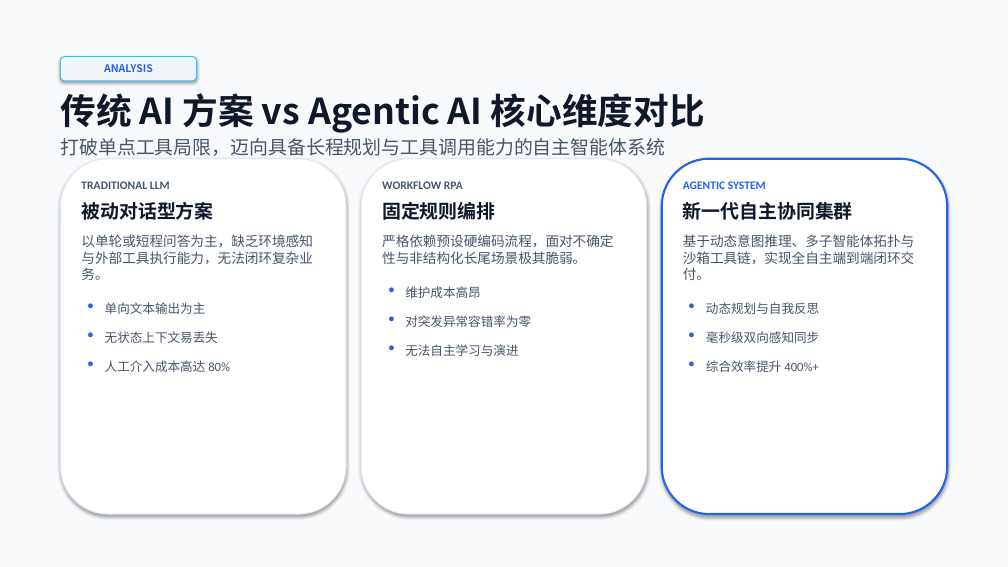
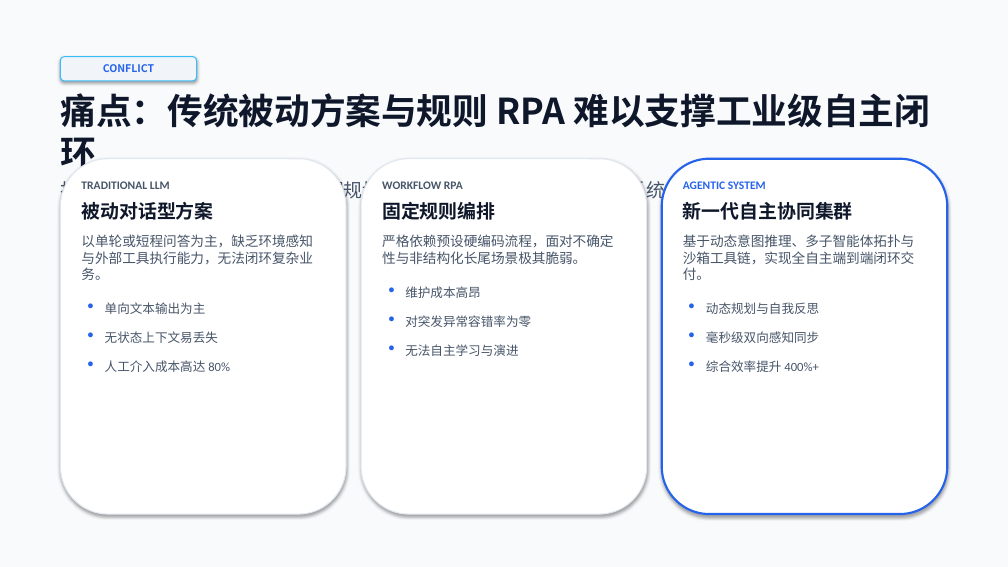
Before and after one commit to kts-kris/undoPPT, a slide deck: slide 2 of output/presentation.pptx. Drawn at 1008x567 pixels with LibreOffice and Linux fonts; fonts in the diff are those of the drawing. Boxes give left, top, right and bottom in pixels: in the first picture for what was removed or moved away, otherwise in the second. Text is boxed around its words. In the diff, an @@ line names an element or a change of style, - is before the commit and + after.

```diff
--- a/output/presentation.pptx
+++ b/output/presentation.pptx
@@ text in rounded rectangle at <box>103,64,154,72</box>: text changed @@
-ANALYSIS
+CONFLICT
@@ text at <box>60,93,931,166</box>: text changed @@
-传统 AI 方案 vs Agentic AI 核心维度对比
+痛点：传统被动方案与规则 RPA 难以支撑工业级自主闭环
```
Also in this commit, not shown: 4 other slides changed, 15 other files.
